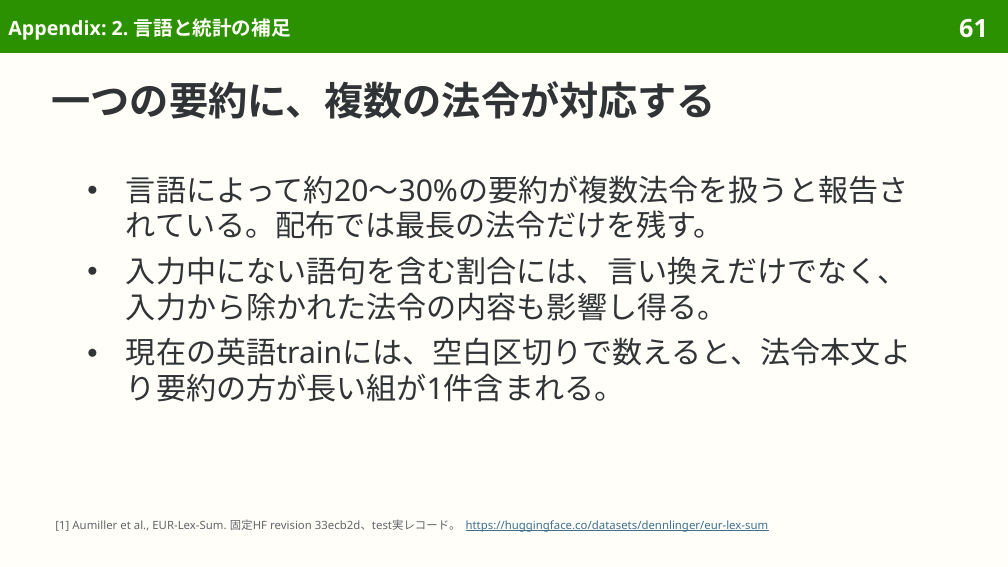
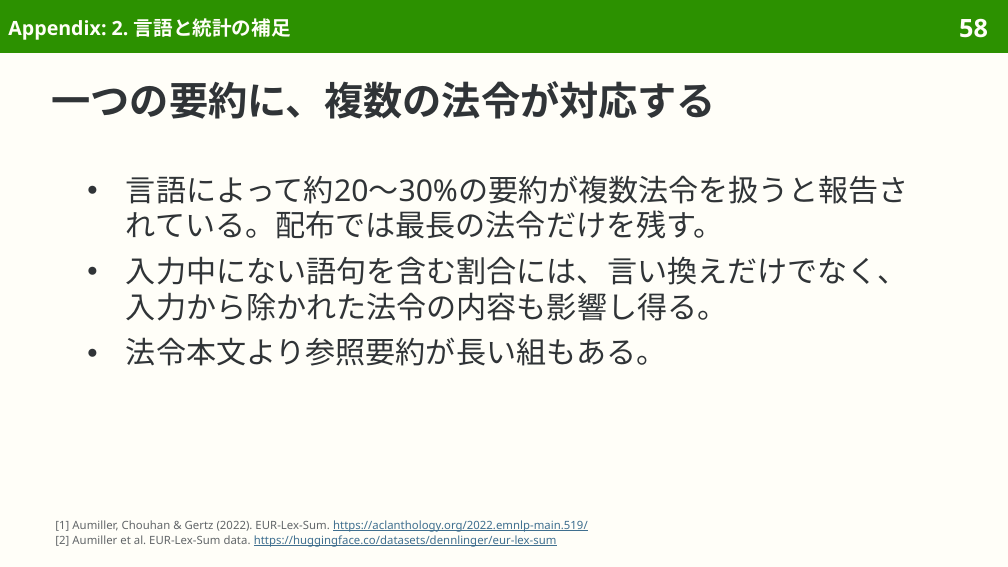
Before and after one commit to sasakiy84/datasets-in-10-minutes, a slide deck: slide 58 of slides/datasets-in-10-minutes-eurlexsum.pptx (slide 61 before the commit). Drawn at 1008x567 pixels with LibreOffice and Linux fonts; fonts in the diff are those of the drawing. Boxes give left, top, right and bottom in pixels: in the first picture for what was removed or moved away, otherwise in the second. Text is boxed around its words. In the diff, an @@ line names an element or a change of style, - is before the commit and + after.

```diff
--- a/slides/datasets-in-10-minutes-eurlexsum.pptx
+++ b/slides/datasets-in-10-minutes-eurlexsum.pptx
@@ page number at (x1=959, y1=18, x2=988, y2=38): text changed @@
-61
+58
@@ text at (x1=126, y1=337, x2=667, y2=366): text changed @@
-● 現在の英語trainには、空白区切りで数えると、法令本文より要約の方が長い組が1件含まれる。
+● 法令本文より参照要約が長い組もある。
@@ text at (x1=55, y1=520, x2=588, y2=547): text changed; text colour #626669 to #3F6F8F @@
-[1] Aumiller et al., EUR-Lex-Sum. 固定HF revision 33ecb2d、test実レコード。 https://huggingface.co/datasets/dennlinger/eur-lex-sum
+[1] Aumiller, Chouhan & Gertz (2022). EUR-Lex-Sum. https://aclanthology.org/2022.emnlp-main.519/
+[2] Aumiller et al. EUR-Lex-Sum data. https://huggingface.co/datasets/dennlinger/eur-lex-sum
```
Also in this commit, not shown: 44 other slides changed, 3 slides removed, 39 other files.
